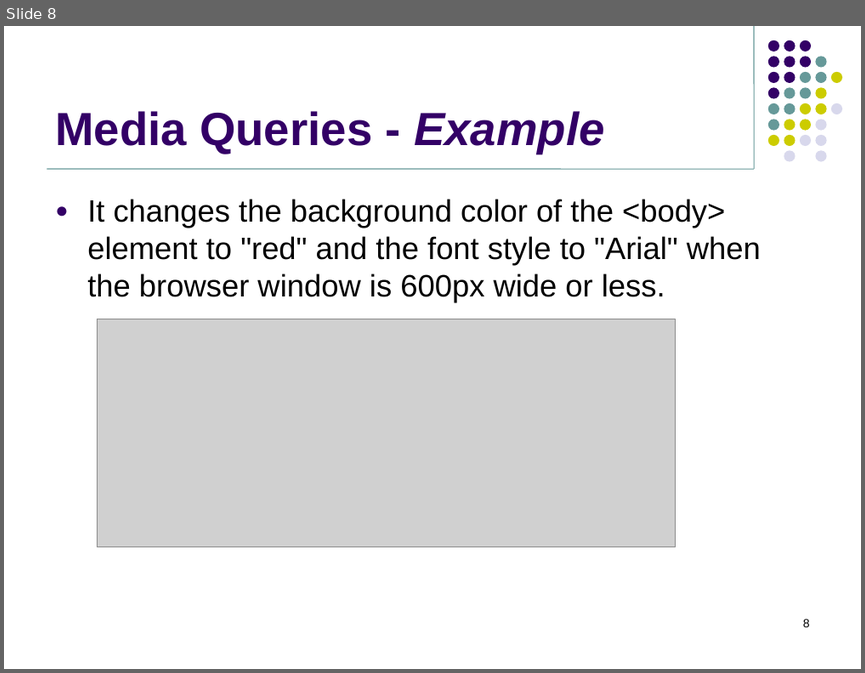
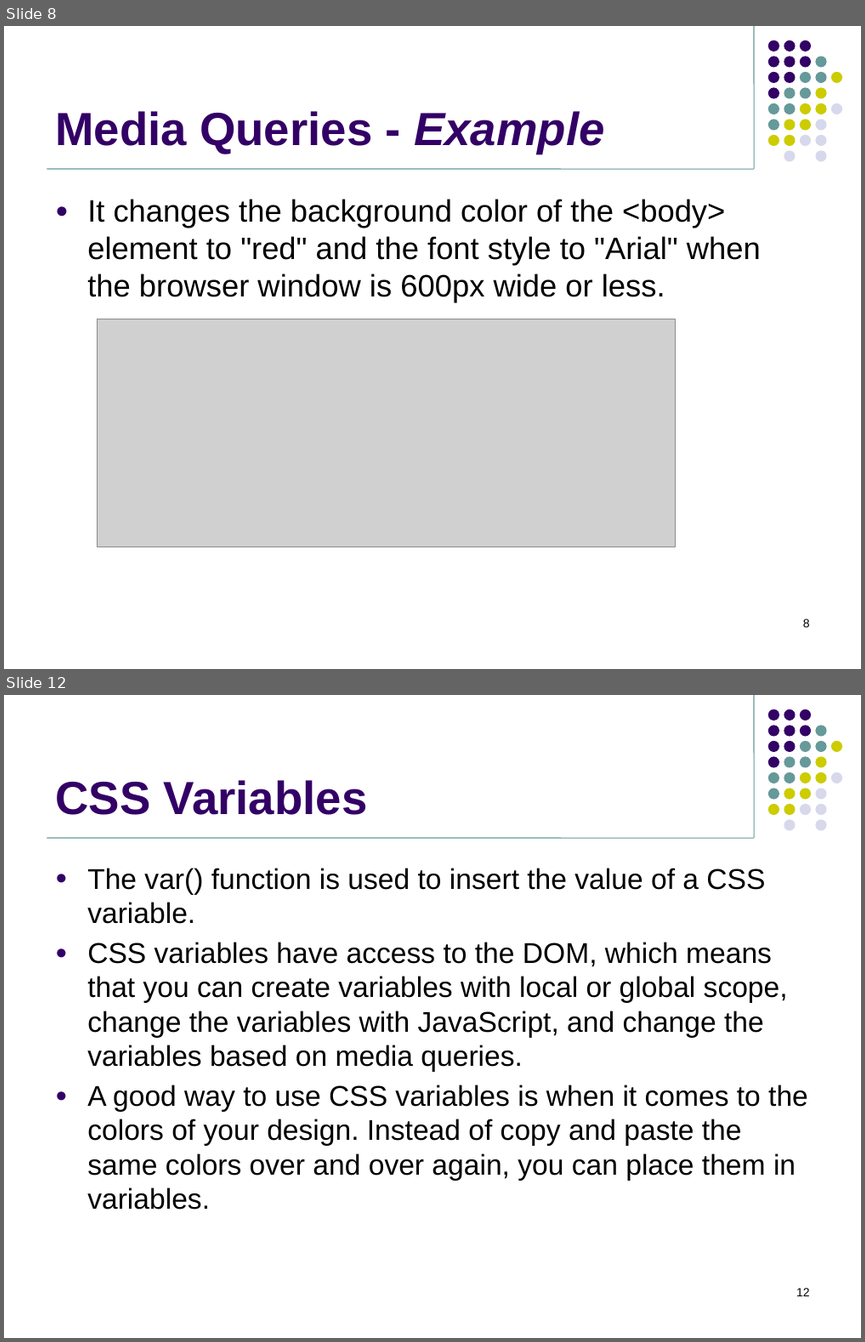
Before and after one commit to jasdhiratrevature/TrainingSlides, a slide deck: HTML/04_ResponsiveWebDesign.pptx. Shown one above the other, each under a label of ours: slide 8 before the commit, slides 8 and 12 after it; the slides between them are not shown. The pictures are 865x673 and 865x1342 pixels, drawn with LibreOffice and Linux fonts; fonts in the diff are those of the drawing; grey boxes stand for pictures; background and template pictures are left out. Boxes give left, top, right and bottom in pixels: in the first picture for what was removed or moved away, otherwise in the second. Text is boxed around its words. In the diff, an @@ line names an element or a change of style, - is before the commit and + after.

```diff
--- a/HTML/04_ResponsiveWebDesign.pptx
+++ b/HTML/04_ResponsiveWebDesign.pptx
@@ slide 12 added at [4, 695, 861, 1338], background #FFFFFF; not listed: 33 template elements that a slide beside it also shows @@
@@ title added at [55, 780, 368, 815], 39 pt, text #330066, bold @@
+CSS Variables
@@ text added at [87, 868, 808, 1209], 24 pt, text #000000 @@
+● The var() function is used to insert the value of a CSS variable.
+● CSS variables have access to the DOM, which means that you can create variables with local or global scope, change the variables with JavaScript, and change the variables based on media queries.
+● A good way to use CSS variables is when it comes to the colors of your design. Instead of copy and paste the same colors over and over again, you can place them in variables.
@@ page number added at [796, 1287, 810, 1296], 10 pt, text #000000 @@
+12
```
Also in this commit, not shown: 1 slide changed, 6 other slides added.
